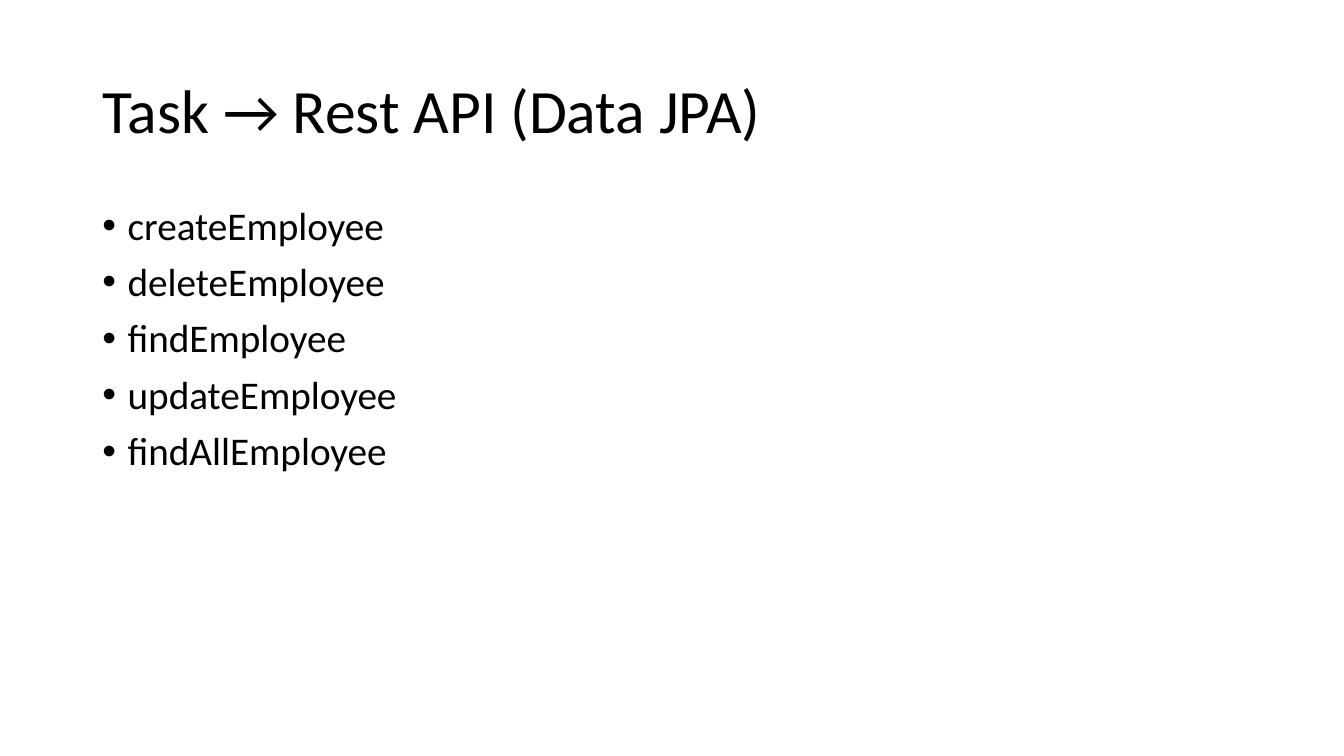
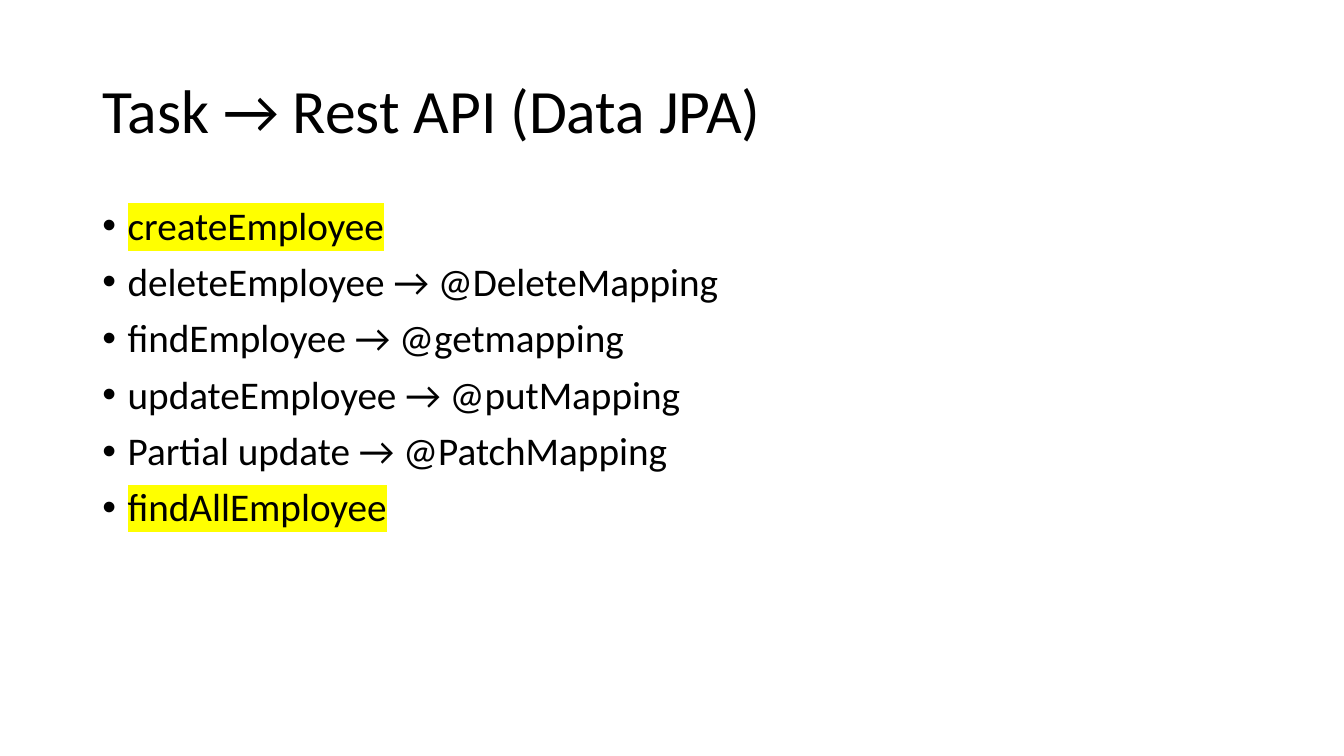
Before and after one commit to preethisr25/microservice-jul, a slide deck: slide 4 of microservices.pptx. Drawn at 1344x756 pixels with LibreOffice and Linux fonts; fonts in the diff are those of the drawing. Boxes give left, top, right and bottom in pixels: in the first picture for what was removed or moved away, otherwise in the second. Text is boxed around its words. In the diff, an @@ line names an element or a change of style, - is before the commit and + after.

```diff
--- a/microservices.pptx
+++ b/microservices.pptx
@@ text at bbox=[128, 212, 387, 528]: highlight none to #FFFF00 in "createEmployee", "findAllEmployee" @@
@@ text at bbox=[128, 268, 718, 472]: text changed @@
-• deleteEmployee
-• findEmployee
-• updateEmployee
+• deleteEmployee → @DeleteMapping
+• findEmployee → @getmapping
+• updateEmployee → @putMapping
+• Partial update → @PatchMapping
```
Also in this commit, not shown: 4 slides added.
